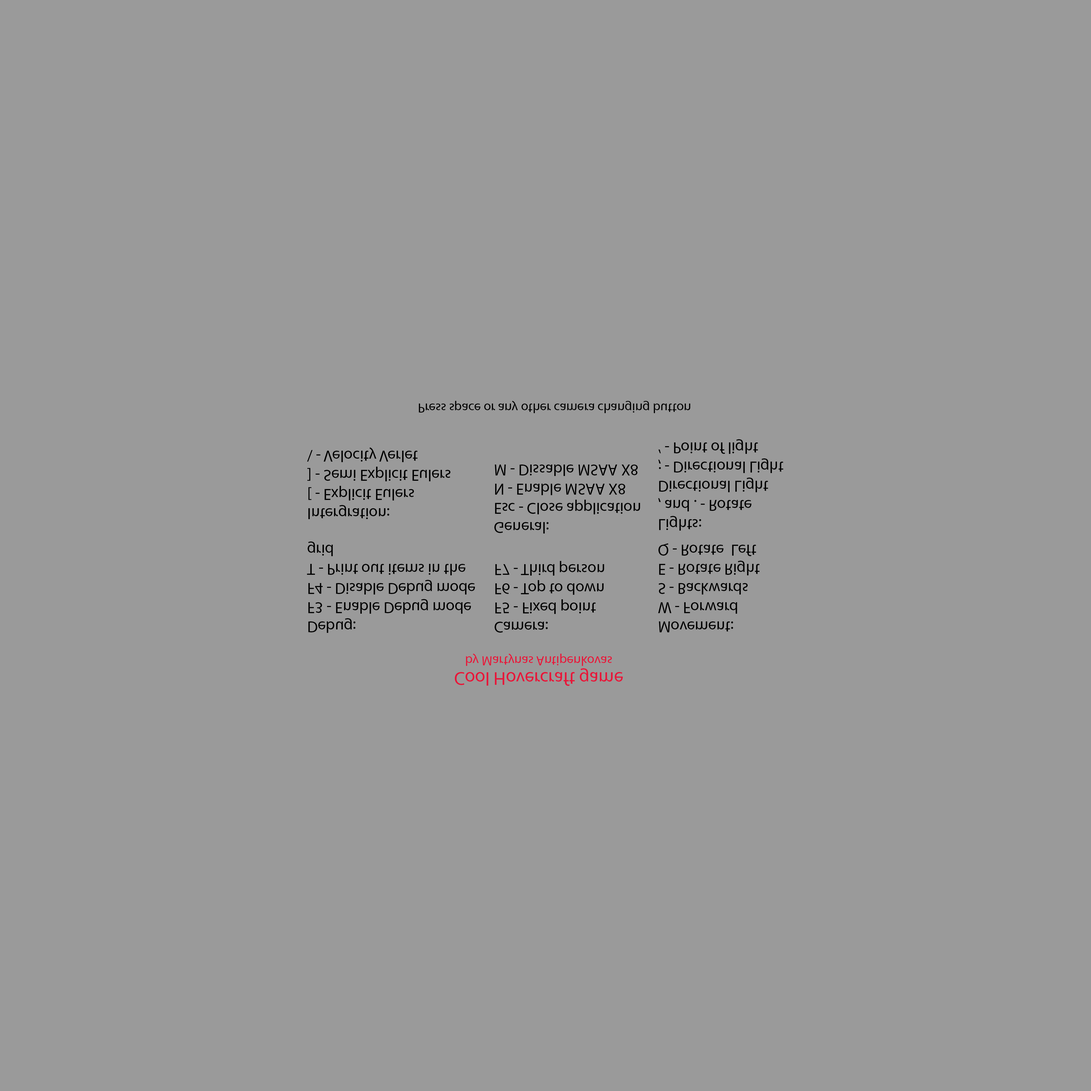
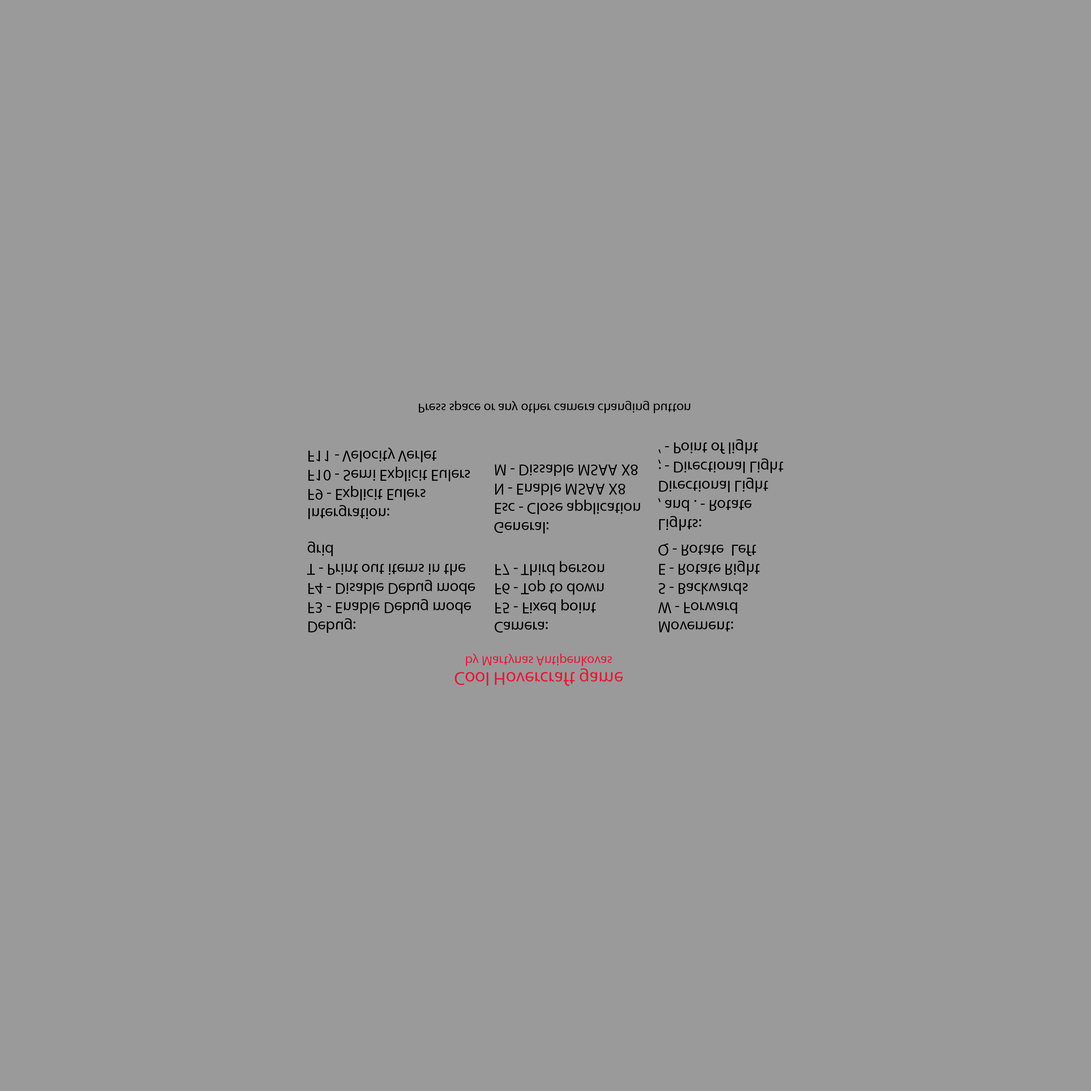
Before/after of a 1091x1091 layered artwork. What changed in the layer stack:
renamed "Intergration: [ - Explicit Eulers ] - Semi Explicit Eulers \ -" to "Intergration: F9 - Explicit Eulers F10 - Semi Explicit Eulers F", painted on it over box(307, 447, 471, 501)
